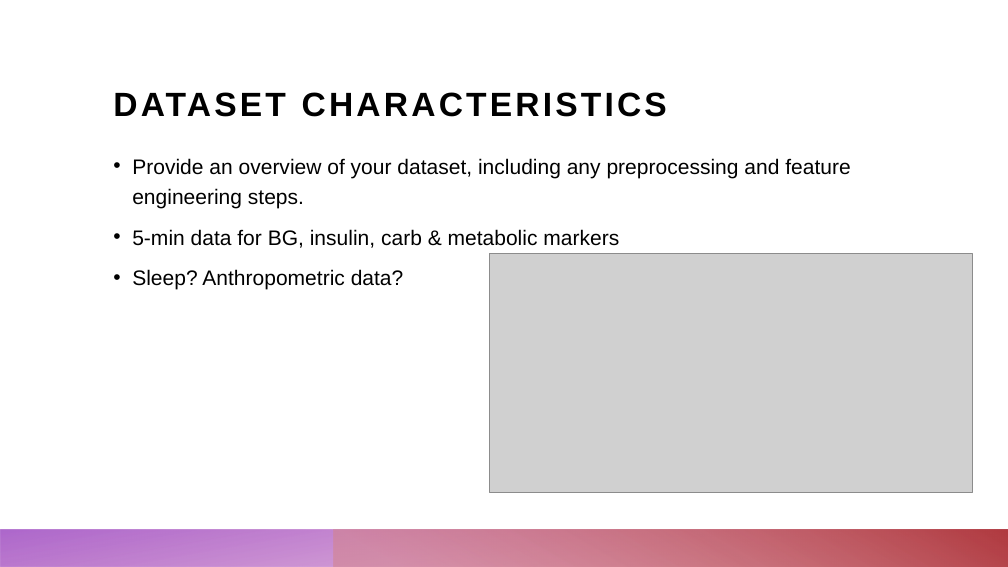
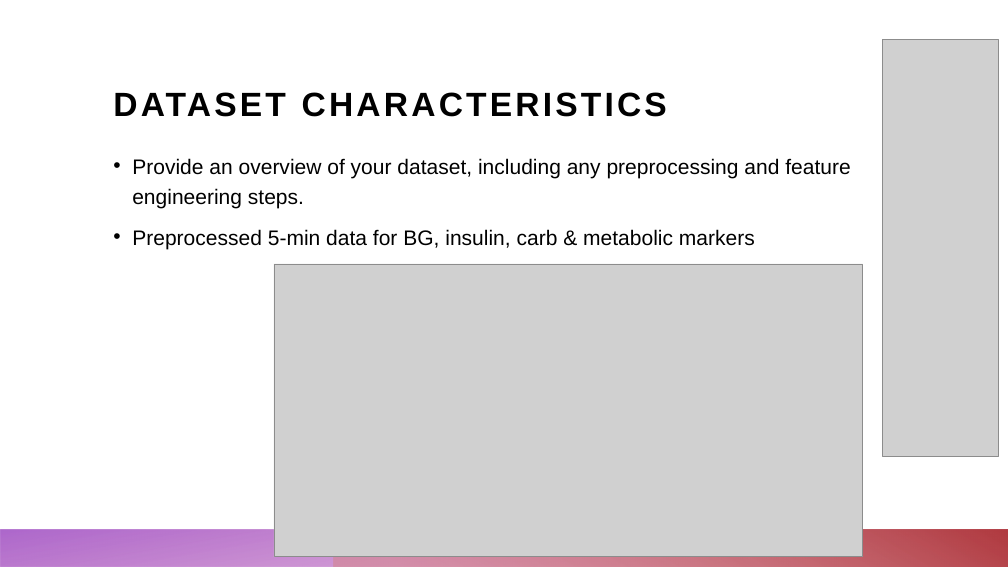
Before and after one commit to ChristopherKunze-Git/AdvancedTimeSeriesCourse-Engineering-Data, a slide deck: slide 6 of 4_Presentation/Blood_glucose_prediction.pptx. Drawn at 1008x567 pixels with LibreOffice and Linux fonts; fonts in the diff are those of the drawing; grey boxes stand for pictures. Boxes give left, top, right and bottom in pixels: in the first picture for what was removed or moved away, otherwise in the second. Text is boxed around its words. In the diff, an @@ line names an element or a change of style, - is before the commit and + after.

```diff
--- a/4_Presentation/Blood_glucose_prediction.pptx
+++ b/4_Presentation/Blood_glucose_prediction.pptx
@@ picture added at <box>882,39,999,456</box> @@
@@ text at <box>132,229,755,249</box>: text changed @@
-• 5-min data for BG, insulin, carb & metabolic markers
-• Sleep? Anthropometric data?
+• Preprocessed 5-min data for BG, insulin, carb & metabolic markers
@@ picture added at <box>274,264,863,557</box> @@
@@ picture removed at <box>490,253,972,492</box> @@
```
Also in this commit, not shown: 5 other slides changed, 5 slides added.
